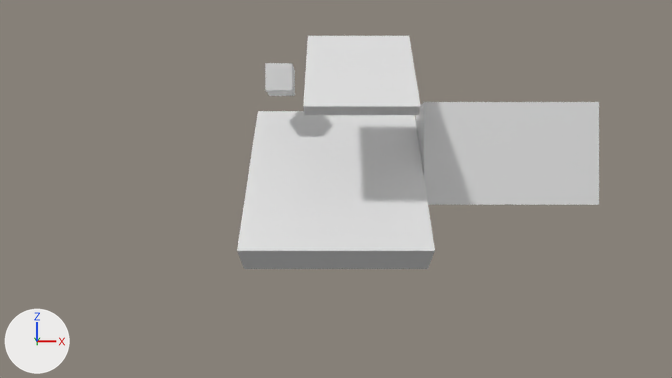
What one commit did to the Blender file blender-files/BWE_GROUPEDOBJECTS_contra.blend.
Both versions are drawn from the file's camera 'Camera'. Arrows for +X, +Y and +Z are at lower left; the lights stay in place.

The scene before the commit, as lines of its bpy script (objects in view):
```python
me_cube = bpy.data.meshes.new('Cube')
me_cube.from_pydata(...)  # a box spanning x -1.0..1.0, y -0.1..0.1, z -1.0..1.0
me_cube_001 = bpy.data.meshes.new('Cube.001')
me_cube_001.from_pydata(...)  # a box spanning x -1.0..1.0, y -0.1..0.1, z -1.0..1.0
me_cube_001.materials.append(mat_cubept_active_mat)  # its picture is missing
me_cube_002 = bpy.data.meshes.new('Cube.002')
me_cube_002.from_pydata(...)  # a box spanning x -0.544..0.544, y -0.057..0.057, z -0.544..0.544
me_cube_008 = bpy.data.meshes.new('Cube.008')
me_cube_008.from_pydata(...)  # a box spanning x -0.152..0.152, y -0.152..0.152, z -0.152..0.152
ob_cube = bpy.data.objects.new('Cube', me_cube)
ob_cube.parent = ob_section1
ob_cube.location = (0.0, 0.0, 0.0)
ob_cube_002 = bpy.data.objects.new('Cube.002', me_cube_002)
ob_cube_002.parent = ob_section3
ob_cube_002.matrix_parent_inverse = Matrix(((1.0, 0.0, 0.0, 0.0), (0.0, 1.0, 0.0, 0.377), (0.0, 0.0, 1.0, -0.409), (0.0, 0.0, 0.0, 1.0)))
ob_cube_002.location = (0.0, -0.377, 0.409)
ob_cubept = bpy.data.objects.new('Cubept', me_cube_001)
ob_cubept.parent = ob_section2
ob_cubept.location = (0.0, -0.211, 0.0)
ob_device1 = bpy.data.objects.new('Device1', None)
ob_device1.parent = ob_devices
ob_device1.location = (0.0, 0.0, 0.0)
ob_device1.rotation_euler = (-0.628, 0.0, 0.0)  # degrees (-36, 0, 0)
ob_insides_pmat = bpy.data.objects.new('insides-pmat', me_cube_008)
ob_insides_pmat.parent = ob_cubept
ob_insides_pmat.matrix_parent_inverse = Matrix(((1.0, 0.0, 0.0, 0.0), (0.0, 0.809, -0.588, 0.211), (0.0, 0.588, 0.809, 0.0), (0.0, 0.0, 0.0, 1.0)))
ob_insides_pmat.location = (-0.648, -0.158, 1.271)
# also in view: 'Cube.003' at (2.01, 0.0, 0.41)
```
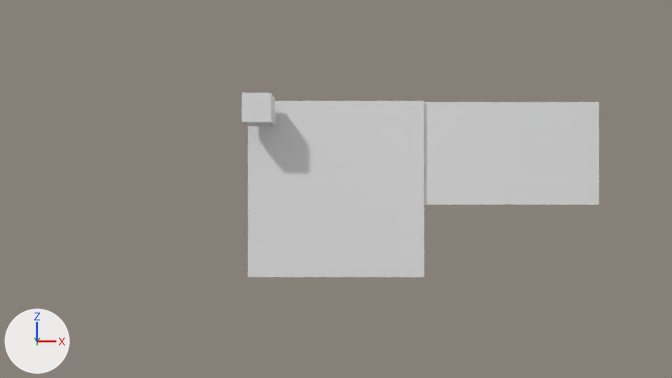
ob_device1 is not drawn itself; it is the parent of ob_section1, ob_section2, ob_section3.

What differs and where, as boxes [x1, y1, x2, y2] in the pictures (672 x 378 px):
'Cubept', turned, moved: before [237, 111, 435, 260]; after [248, 101, 424, 277]
'Cube.002', deleted: before [303, 36, 421, 115]
'insides-pmat', turned, moved: before [265, 63, 295, 96]; after [242, 93, 275, 126]
'Cube', turned (not visible afterwards): before [241, 260, 431, 269]

The change in detail:
Object 'Device1' (ob_device1) turns from (-36, 0, 0) to (0, 0, 0) degrees about x, y and z.
Object 'Cubept' (ob_cubept) moves from (0.0, -0.211, 0.0) to (0.0, -0.2, 0.0).
Object 'Cube.002' (ob_cube_002) is deleted.
In object 'insides-pmat' (ob_insides_pmat), matrix_parent_inverse is no longer Matrix(((1.0, 0.0, 0.0, 0.0), (0.0, 0.809, -0.588, 0.211), (0.0, 0.588, 0.809, 0.0), (0.0, 0.0, 0.0, 1.0))).
Object 'insides-pmat' (ob_insides_pmat) moves from (-0.648, -0.158, 1.271) to (-0.827, -0.365, 0.849).
